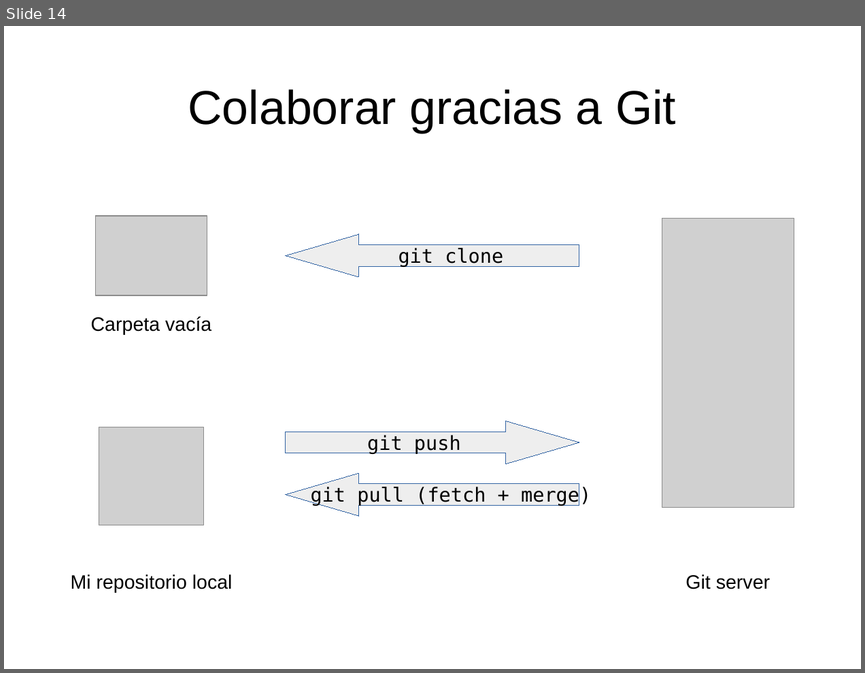
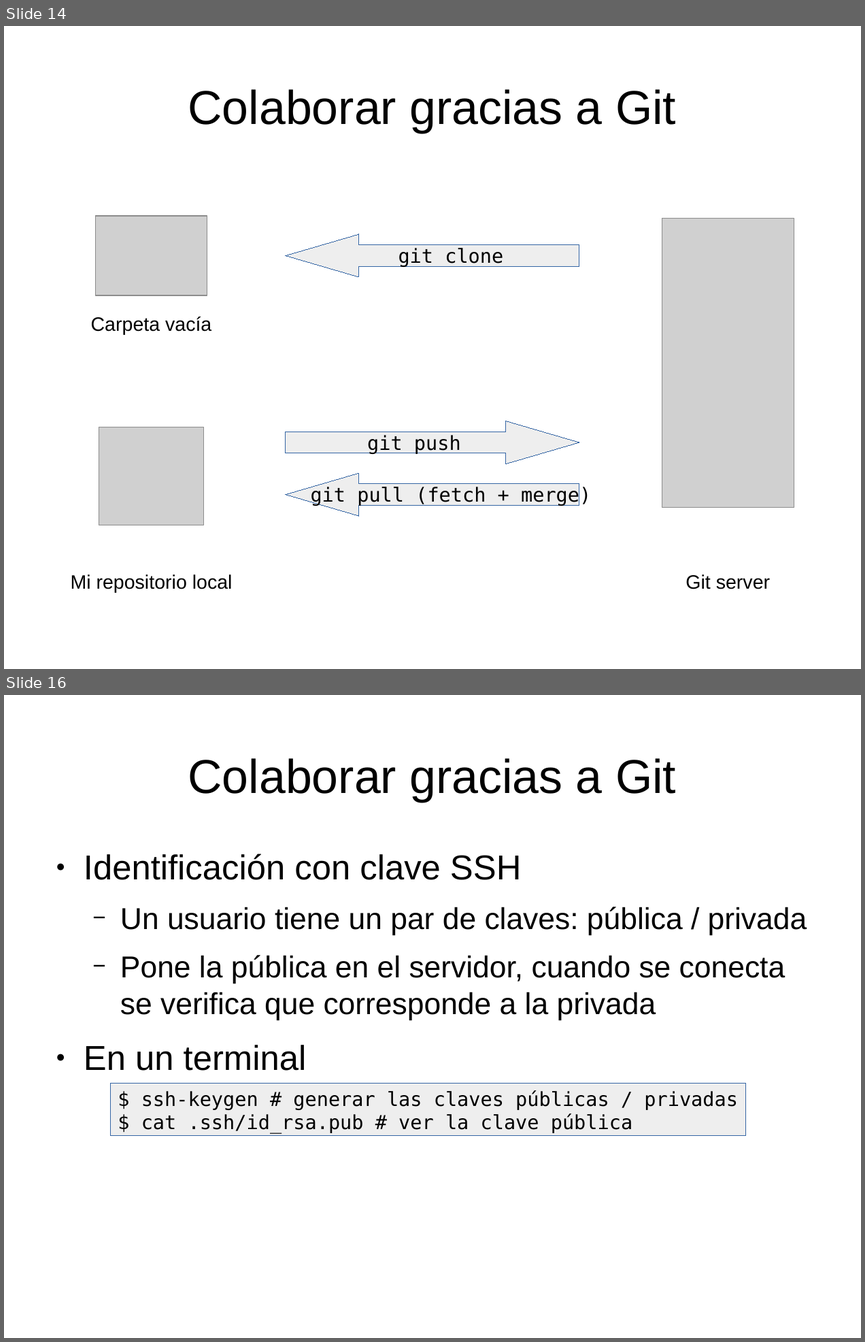
Before and after one commit to franperr/introduccion-git-github, a slide deck: Diapositivas.odp. Shown one above the other, each under a label of ours: slide 14 before the commit, slides 14 and 16 after it; the slides between them are not shown. The pictures are 865x673 and 865x1342 pixels, drawn with LibreOffice and Linux fonts; fonts in the diff are those of the drawing; grey boxes stand for pictures. Boxes give left, top, right and bottom in pixels: in the first picture for what was removed or moved away, otherwise in the second. Text is boxed around its words. In the diff, an @@ line names an element or a change of style, - is before the commit and + after.

```diff
--- a/Diapositivas.odp
+++ b/Diapositivas.odp
@@ slide 16 added at <box>4,695,861,1338</box>, background #FFFFFF @@
@@ title added at <box>188,758,676,802</box>, 44 pt, text #000000 @@
+Colaborar gracias a Git
@@ text added at <box>84,853,807,1070</box>, 28 pt, text #000000 @@
+● Identificación con clave SSH
+  − Un usuario tiene un par de claves: pública / privada
+  − Pone la pública en el servidor, cuando se conecta se verifica que corresponde a la privada
+● En un terminal
@@ rectangle added at <box>111,1083,746,1136</box>, fill #EEEEEE, outline #3465A4 0 pt, 18 pt, text #000000 @@
+$ ssh-keygen # generar las claves públicas / privadas
+$ cat .ssh/id_rsa.pub # ver la clave pública
```
Also in this commit, not shown: 1 slide changed, 4 other slides added, 1 other file.
